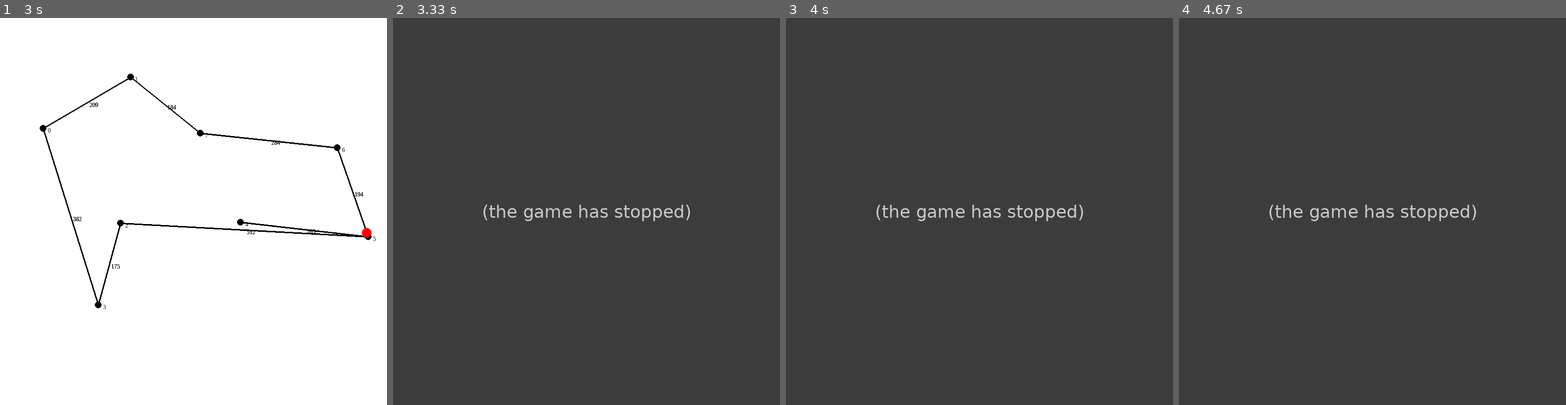
Above: before the commit, frames 1-4 (left to right).
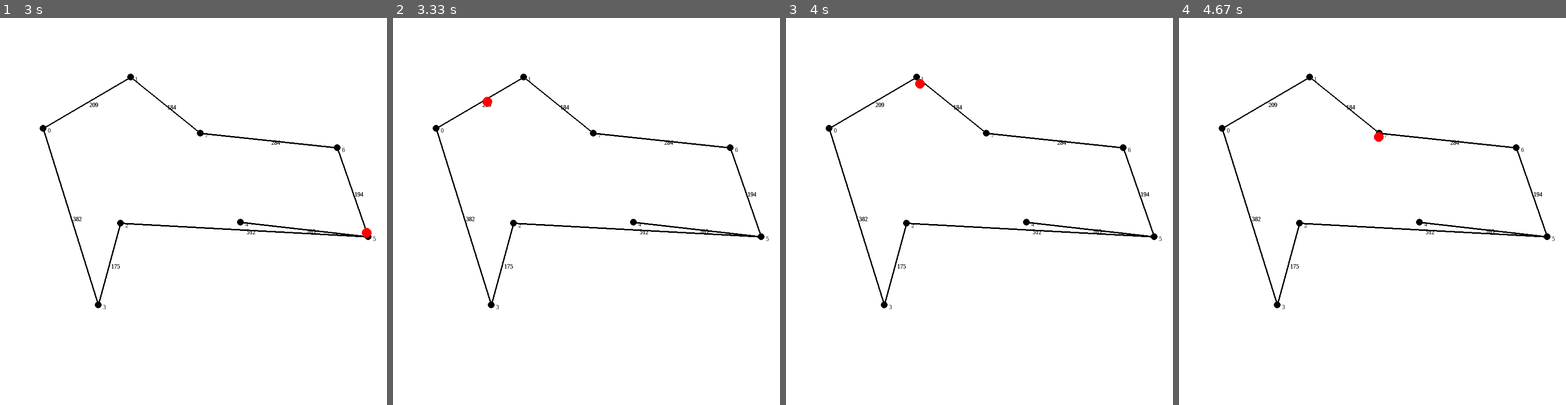
Above: after the commit, the same moments.

Repository: Ickaser/car-graph-viz
Game: pygame game, started from main_pygame.py
Same seed, same stepped clock (60 frames per second), same inputs: the game is played once before the commit and once after it.
Inputs:
- Up to frame 1 (3 s): no input
- Up to frame 2 (3.33 s): no input
- Up to frame 3 (4 s): no input
- Up to frame 4 (4.67 s): no input

Frame 1 is identical in both runs. In frame 2, 100% of the frame differs, in the area x 0-100%, y 0-100%; in frame 3, 100%; in frame 4, 100%.
Error before the commit: AttributeError: 'Car' object has no attribute 'nodeTo' (cars.py line 263); the game stopped at 3 s (later frames are placeholders)

Commit message:
Small clarifications

Diff:
--- a/cars.py
+++ b/cars.py
@@ -37,14 +37,11 @@
         # store nodes, check direction of travel and set appropriate booleans
         s.nodeFrom = nodeFrom
         s.nodeTo = nodeTo
-        if s.nodeTo > s.nodeFrom:
-            s.direction = True
-            s.atNode = False
-        elif s.nodeFrom > s.nodeTo:
-            s.direction = False
-            s.atNode = False
+        # set boolean direction
+        s.direction = (s.nodeTo > s.nodeFrom)
+        s.atNode = False
         # for case where is at node already, compute some coordinates and return early
-        else:
+        if s.nodeFrom == s.nodeTo:
             s.atNode = True
             s.coords = s.graph.nodes[s.nodeTo]["coords"]
             s.xPos, s.yPos = s.coords
@@ -172,7 +169,10 @@
         if not self.atNode:
             raise ValueError("A car not at its destination node cannot change destination nodes")
 
-        # if using lanes, check if the next position along the desired edge is true
+        if not (self.nodeTo, newNode) in self.graph.edges:
+            raise ValueError("A car tried to move to a nonexistent edge.")
+
+        # if using lanes, check if the next position along the desired edge is available
         if self.lanes:
             nextCar = (self.graph.edges[(self.nodeFrom, self.nodeTo)]["population"][-1])
             if type(nextCar) == Car:
@@ -184,10 +184,10 @@
         # if self.graph.weighted and self.nodeFrom != self.nodeTo:
         #     self.graph.edges[(self.nodeFrom, self.nodeTo)]["population"][self.direction].remove(self)
 
-        # if using lanes behavior, update number of cars at a given node
-        self.graph.nodes[self.nodeTo]["population"].remove(self)
-
-        self.nodeFrom = self.nodeTo
+            # if using lanes behavior, update number of cars at a given node
+            self.graph.nodes[self.nodeTo]["population"].remove(self)
+
+        # self.nodeFrom = self.nodeTo
 
         self.__init__(self.graph, self.nodeTo, newNode, carSize=self.eqTol)
 
@@ -260,7 +260,7 @@
             else:
                 if self.pos.nodeTo == self.nodeGoal or len(self.plan) == 0:
 # lines to execute if car has reached goal node
-                    self.graph.nodes[self.nodeTo]["population"].remove(self.pos)
+                    self.graph.nodes[self.pos.nodeTo]["population"].remove(self.pos)
                     del self
                     return True
                 else:
